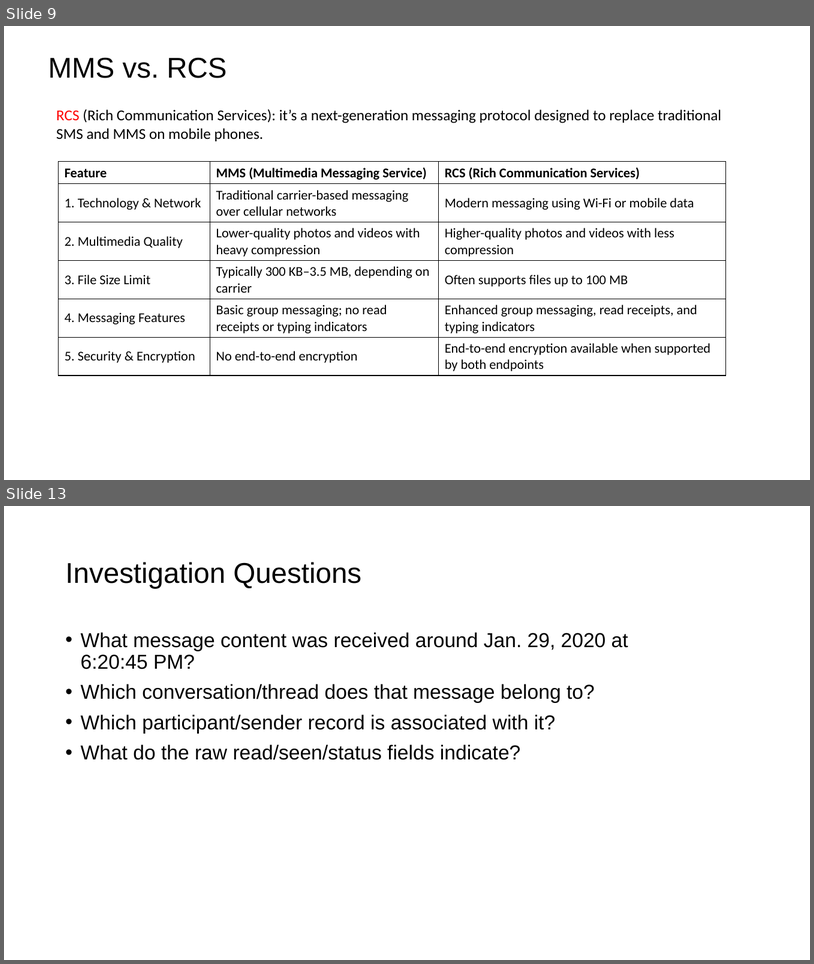
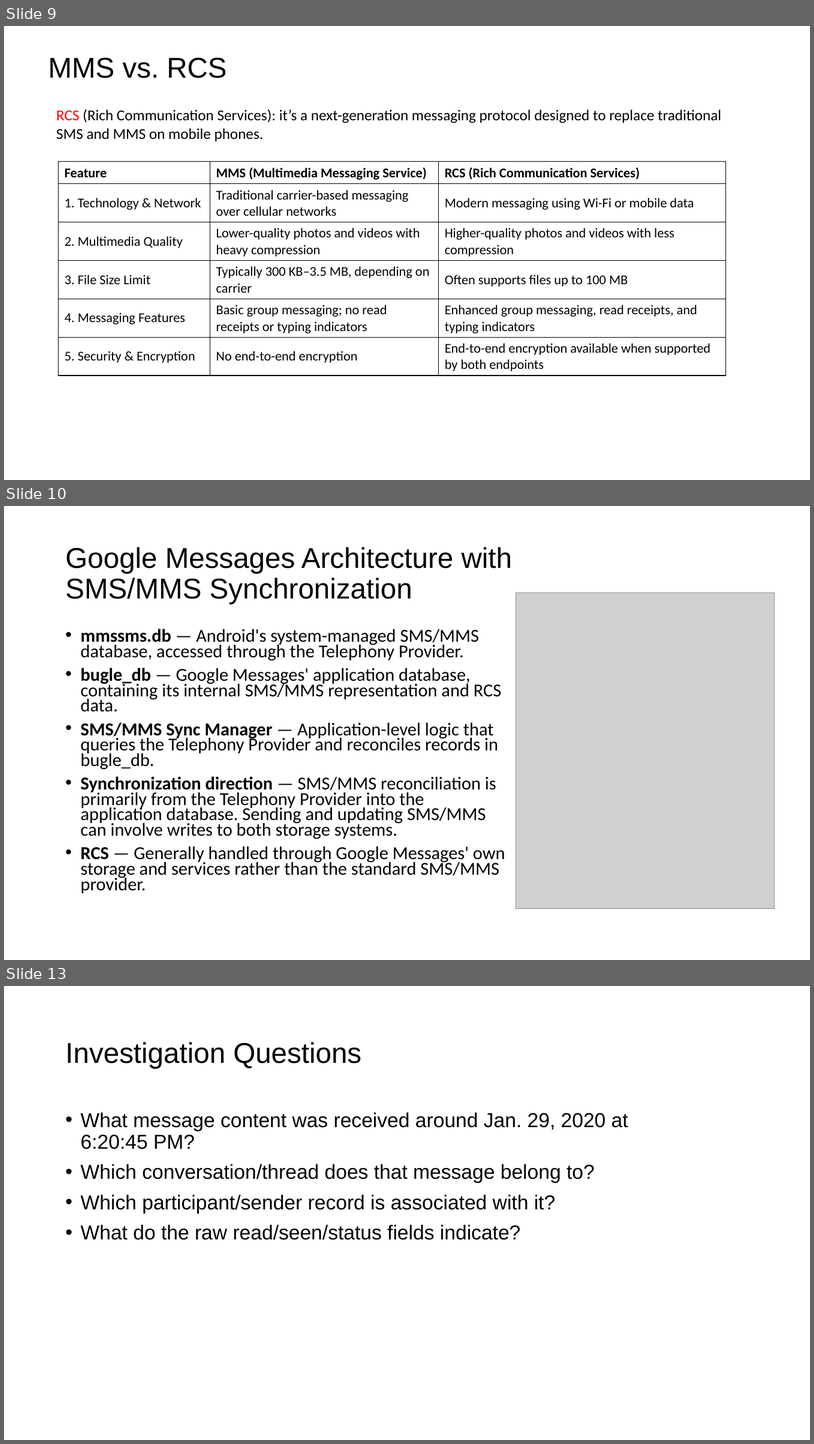
Before and after one commit to frankwxu/digital-forensics-lab, a slide deck: Android10/5_2_1_GMS_App_Investigations_Messaging.pptx. Shown one above the other, each under a label of ours: slides 9 and 13 before the commit, slides 9, 10 and 13 after it; the slides between them are not shown. The pictures are 814x964 and 814x1444 pixels, drawn with LibreOffice and Linux fonts; fonts in the diff are those of the drawing; grey boxes stand for pictures; background and template pictures are left out. Boxes give left, top, right and bottom in pixels: in the first picture for what was removed or moved away, otherwise in the second. Text is boxed around its words. In the diff, an @@ line names an element or a change of style, - is before the commit and + after.

```diff
--- a/Android10/5_2_1_GMS_App_Investigations_Messaging.pptx
+++ b/Android10/5_2_1_GMS_App_Investigations_Messaging.pptx
@@ slide 10 added at bbox=[4, 506, 810, 960], background #FFFFFF @@
@@ title added at bbox=[65, 547, 513, 604], 34 pt, text #000000 @@
+Google Messages Architecture with SMS/MMS Synchronization
@@ picture added at bbox=[516, 593, 775, 909] @@
@@ text added at bbox=[81, 628, 506, 893], 21.7 pt, text #000000 @@
+• mmssms.db — Android's system-managed SMS/MMS database, accessed through the Telephony Provider.
+• bugle_db — Google Messages' application database, containing its internal SMS/MMS representation and RCS data.
+• SMS/MMS Sync Manager — Application-level logic that queries the Telephony Provider and reconciles records in bugle_db.
+• Synchronization direction — SMS/MMS reconciliation is primarily from the Telephony Provider into the application database. Sending and updating SMS/MMS can involve writes to both storage systems.
+• RCS — Generally handled through Google Messages' own storage and services rather than the standard SMS/MMS provider.
```
Also in this commit, not shown: 4 slides changed, 3 other slides added, 4 slides removed.
